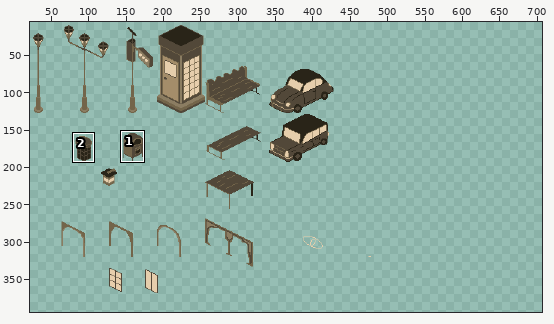
Pixel-art file -- Aseprite/structures/structures-assets.aseprite. Above, an overview of the earlier version with the close-up marked.
Close-up. Before the edit:
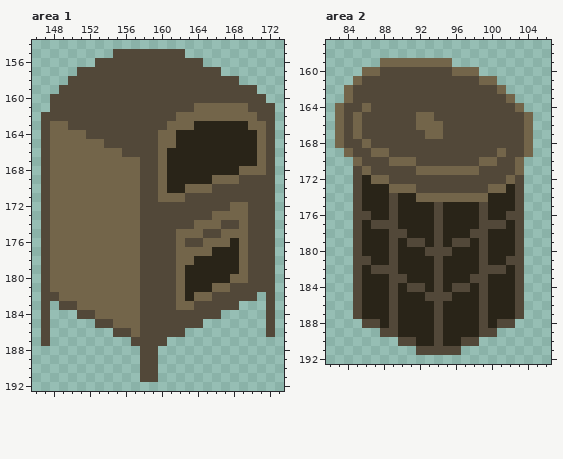
1256x512 pixels, 1 frame. Shown: area 1: x 146..173, y 154..192; area 2: x 82..106, y 157..192. The wide view leaves out empty margins. The commit also changed other parts of the picture, which this record leaves out.
And afterwards:
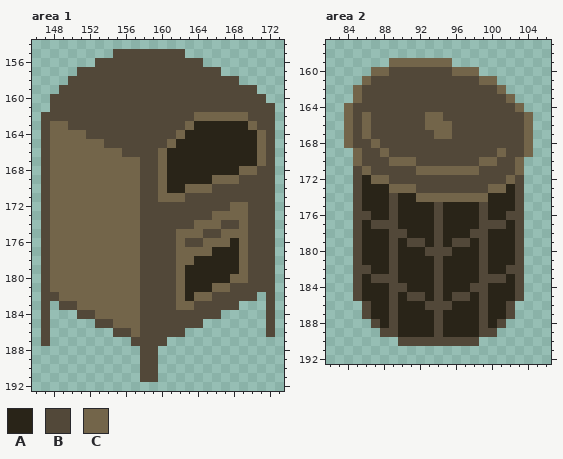
Palette (. is transparent): A #292418  B #524839  C #73654a
Difference:
{"where": "area 1, layer \"PROPs/PROPS-FINAL\""}
{"y":161,"x":164,"old":"CCCCCC","new":"BBBBBB"}
{"y":162,"x":162,"old":"CC","new":"BB"}
{"y":162,"x":170,"old":"C","new":"B"}
{"y":163,"x":161,"old":"CC","new":"BB"}
{"y":163,"x":171,"old":"C","new":"B"}
{"y":164,"x":160,"old":"CCA","new":"BBC"}
{"y":165,"x":160,"old":"C","new":"B"}
{"y":168,"x":171,"old":"C","new":"B"}
{"where": "area 2, layer \"PROPs/PROPS-FINAL\""}
{"y":159,"x":88,"old":"C","new":"."}
{"y":160,"x":86,"old":"C","new":"."}
{"y":160,"x":88,"old":"B","new":"C"}
{"y":161,"x":85,"old":"CB","new":".C"}
{"y":162,"x":84,"old":"CB","new":".C"}
{"y":163,"x":84,"old":"CB","new":".C"}
{"y":164,"x":83,"old":"CB","new":".C"}
{"y":164,"x":86,"old":"C","new":"B"}
{"y":165,"x":83,"old":"CBCB","new":".CBC"}
{"y":165,"x":92,"old":"C","new":"B"}
{"y":165,"x":94,"old":"B","new":"C"}
{"y":166,"x":83,"old":"CBCB","new":".CBC"}
{"y":166,"x":92,"old":"C","new":"B"}
{"y":166,"x":95,"old":"B","new":"C"}
{"y":167,"x":83,"old":"CBCB","new":".CBC"}
{"y":167,"x":93,"old":"C","new":"B"}
{"y":167,"x":95,"old":"B","new":"C"}
{"y":168,"x":83,"old":"CB","new":".C"}
{"y":168,"x":86,"old":"CB","new":"BC"}
{"y":169,"x":84,"old":"CB","new":".C"}
{"y":169,"x":87,"old":"C","new":"B"}
{"y":181,"x":86,"old":"B","new":"A"}
{"y":181,"x":102,"old":"B","new":"A"}
{"y":182,"x":86,"old":"ABB","new":"BAA"}
{"y":182,"x":100,"old":"BBA","new":"AAB"}
{"y":183,"x":87,"old":"AA","new":"BB"}
{"y":183,"x":90,"old":"B","new":"A"}
{"y":183,"x":98,"old":"B","new":"A"}
{"y":183,"x":100,"old":"AA","new":"BB"}
{"y":184,"x":90,"old":"ABB","new":"BAA"}
{"y":184,"x":96,"old":"BBA","new":"AAB"}
{"y":185,"x":91,"old":"AAB","new":"BBA"}
{"y":185,"x":95,"old":"BAA","new":"ABB"}
{"y":186,"x":85,"old":"BA","new":".B"}
{"y":186,"x":93,"old":"A","new":"B"}
{"y":186,"x":95,"old":"A","new":"B"}
{"y":186,"x":102,"old":"AB","new":"B."}
{"y":187,"x":85,"old":"BA","new":".B"}
{"y":187,"x":102,"old":"AB","new":"B."}
{"y":188,"x":86,"old":"B","new":"."}
{"y":188,"x":102,"old":"B","new":"."}
{"y":190,"x":92,"old":"AA","new":"BB"}
{"y":190,"x":95,"old":"AA","new":"BB"}
{"y":191,"x":92,"old":"BBBBB","new":"....."}
